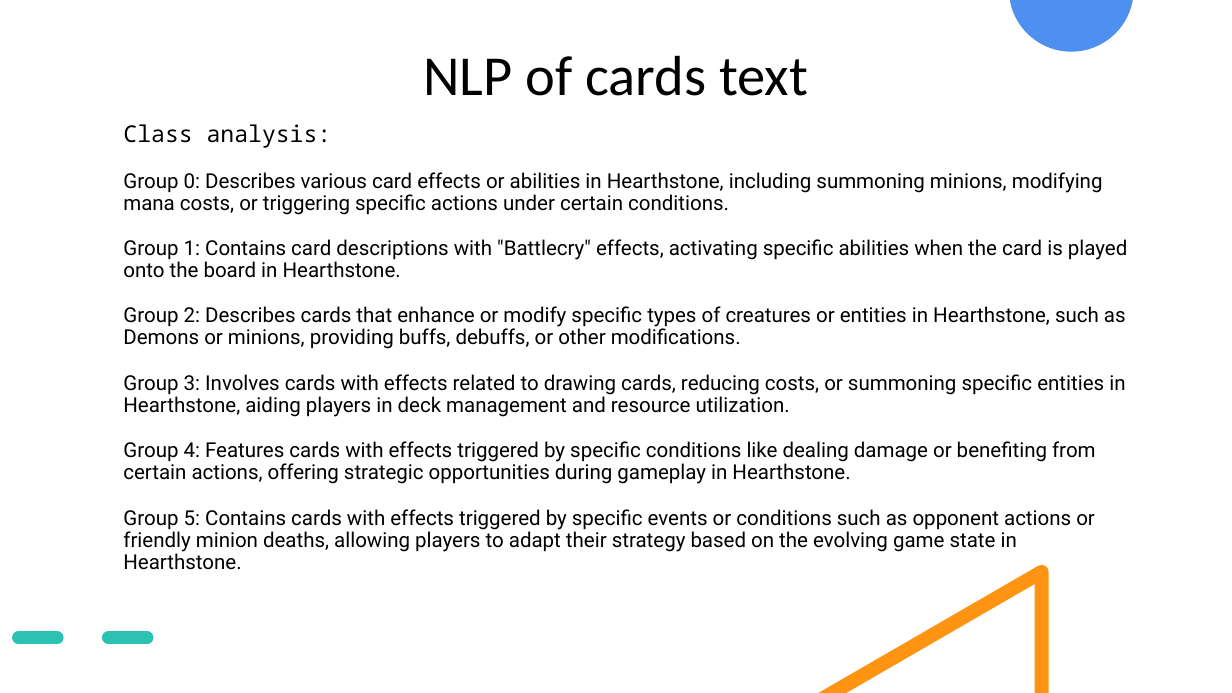
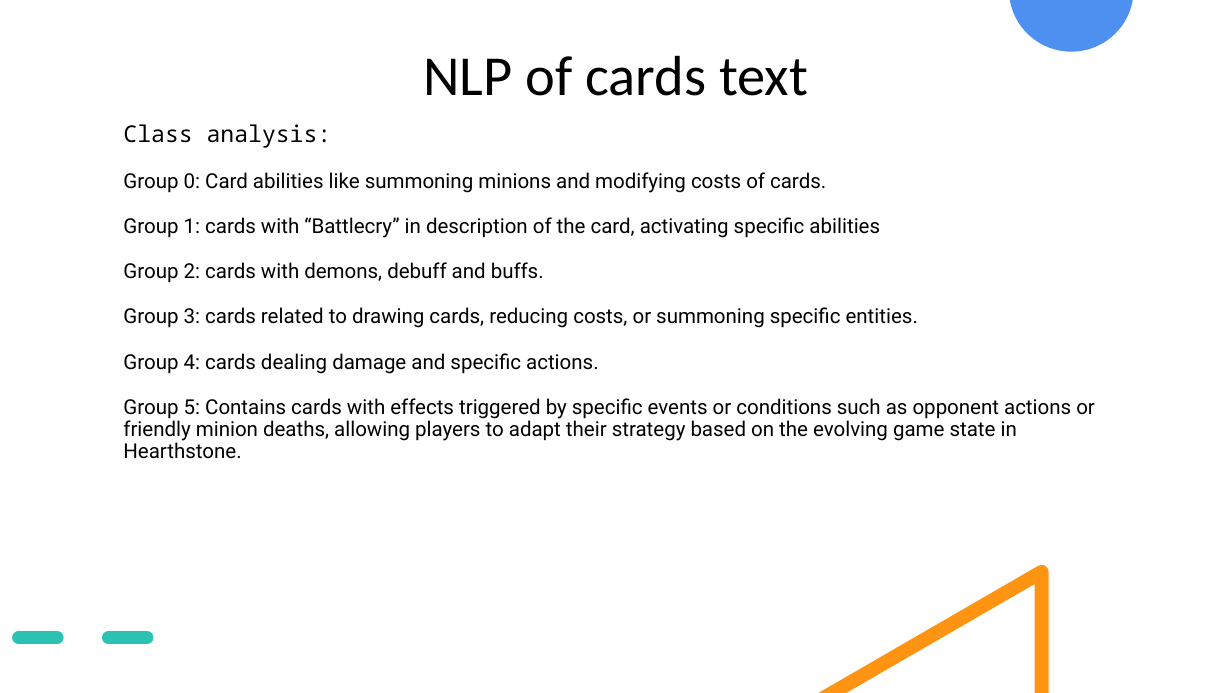
Before and after one commit to Marinasel86/Ironhack-Final-project-Hearthstone-cards-NLP, a slide deck: slide 9 of presentation.pptx (slide 8 before the commit). Drawn at 1232x693 pixels with LibreOffice and Linux fonts; fonts in the diff are those of the drawing. Boxes give left, top, right and bottom in pixels: in the first picture for what was removed or moved away, otherwise in the second. Text is boxed around its words. In the diff, an @@ line names an element or a change of style, - is before the commit and + after.

```diff
--- a/presentation.pptx
+++ b/presentation.pptx
@@ text at bbox=[123, 172, 918, 374]: text changed @@
-Group 0: Describes various card effects or abilities in Hearthstone, including summoning minions, modifying mana costs, or triggering specific actions under certain conditions.
-Group 1: Contains card descriptions with "Battlecry" effects, activating specific abilities when the card is played onto the board in Hearthstone.
-Group 2: Describes cards that enhance or modify specific types of creatures or entities in Hearthstone, such as Demons or minions, providing buffs, debuffs, or other modifications.
-Group 3: Involves cards with effects related to drawing cards, reducing costs, or summoning specific entities in Hearthstone, aiding players in deck management and resource utilization.
-Group 4: Features cards with effects triggered by specific conditions like dealing damage or benefiting from certain actions, offering strategic opportunities during gameplay in Hearthstone.
+Group 0: Card abilities like summoning minions and modifying costs of cards.
+Group 1: cards with “Battlecry” in description of the card, activating specific abilities
+Group 2: cards with demons, debuff and buffs.
+Group 3: cards related to drawing cards, reducing costs, or summoning specific entities.
+Group 4: cards dealing damage and specific actions.
```
Also in this commit, not shown: 2 other slides changed, 1 slide added, 2 other files.
